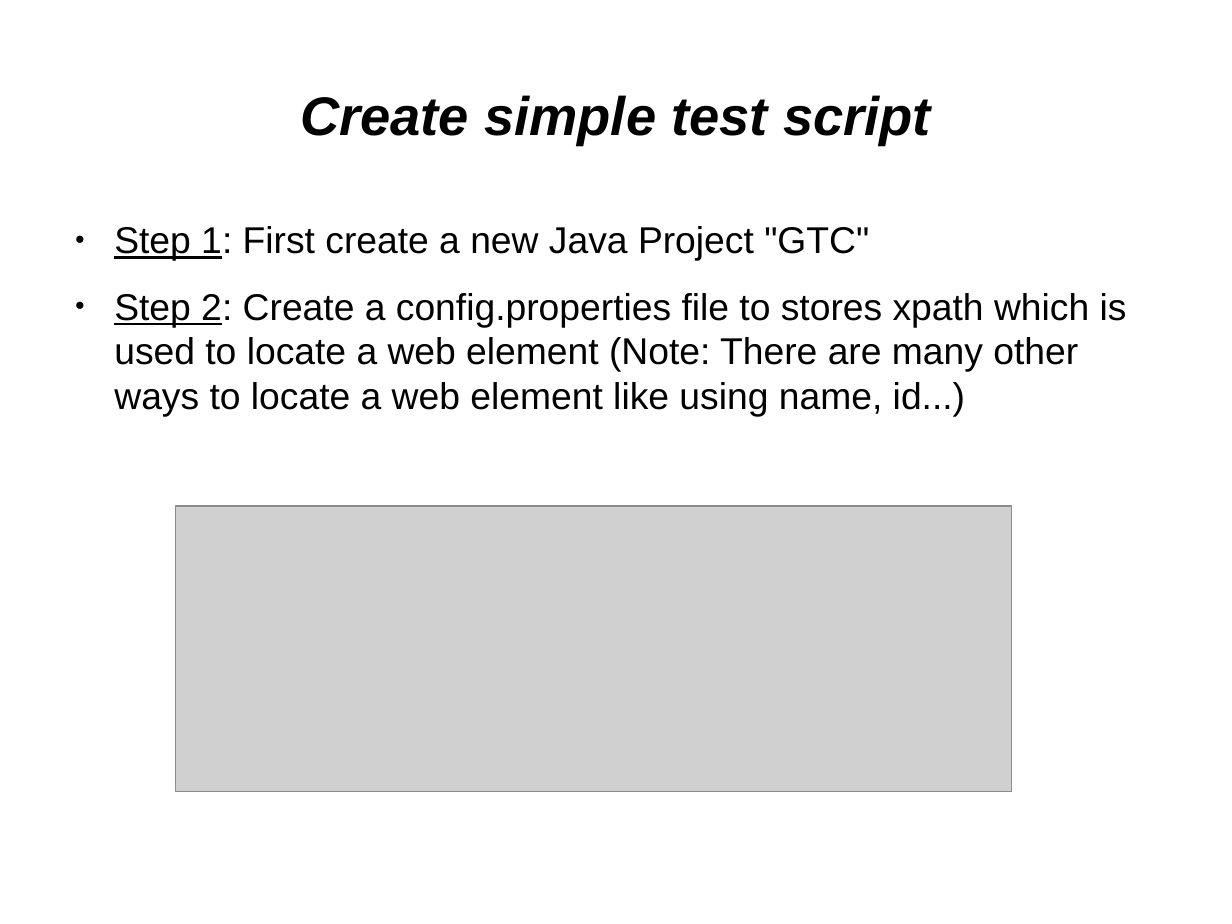
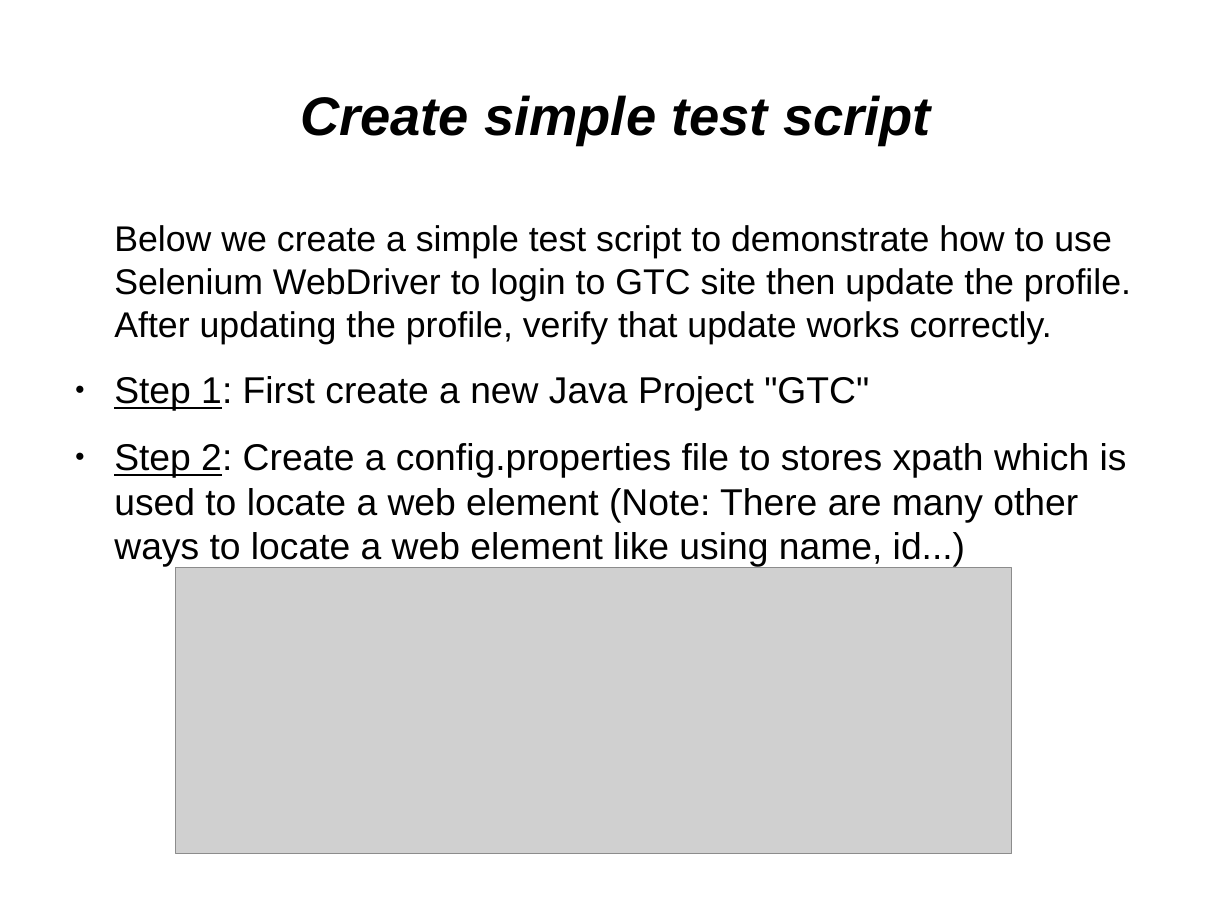
Before and after one commit to kirol/selenium, a slide deck: slide 12 of Selenium & Testops.odp (slide 11 before the commit). Drawn at 1232x924 pixels with LibreOffice and Linux fonts; fonts in the diff are those of the drawing; grey boxes stand for pictures. Boxes give left, top, right and bottom in pixels: in the first picture for what was removed or moved away, otherwise in the second. Text is boxed around its words. In the diff, an @@ line names an element or a change of style, - is before the commit and + after.

```diff
--- a/Selenium & Testops.odp
+++ b/Selenium & Testops.odp
@@ text at box(114, 225, 1131, 344): paragraph added @@
+Below we create a simple test script to demonstrate how to use Selenium WebDriver to login to GTC site then update the profile. After updating the profile, verify that update works correctly.
@@ picture: place and size @@
-picture at box(176, 506, 1012, 793)
+picture at box(176, 568, 1012, 854)
```
Also in this commit, not shown: 5 other slides changed, 3 slides added, 2 slides removed, 5 other files.
